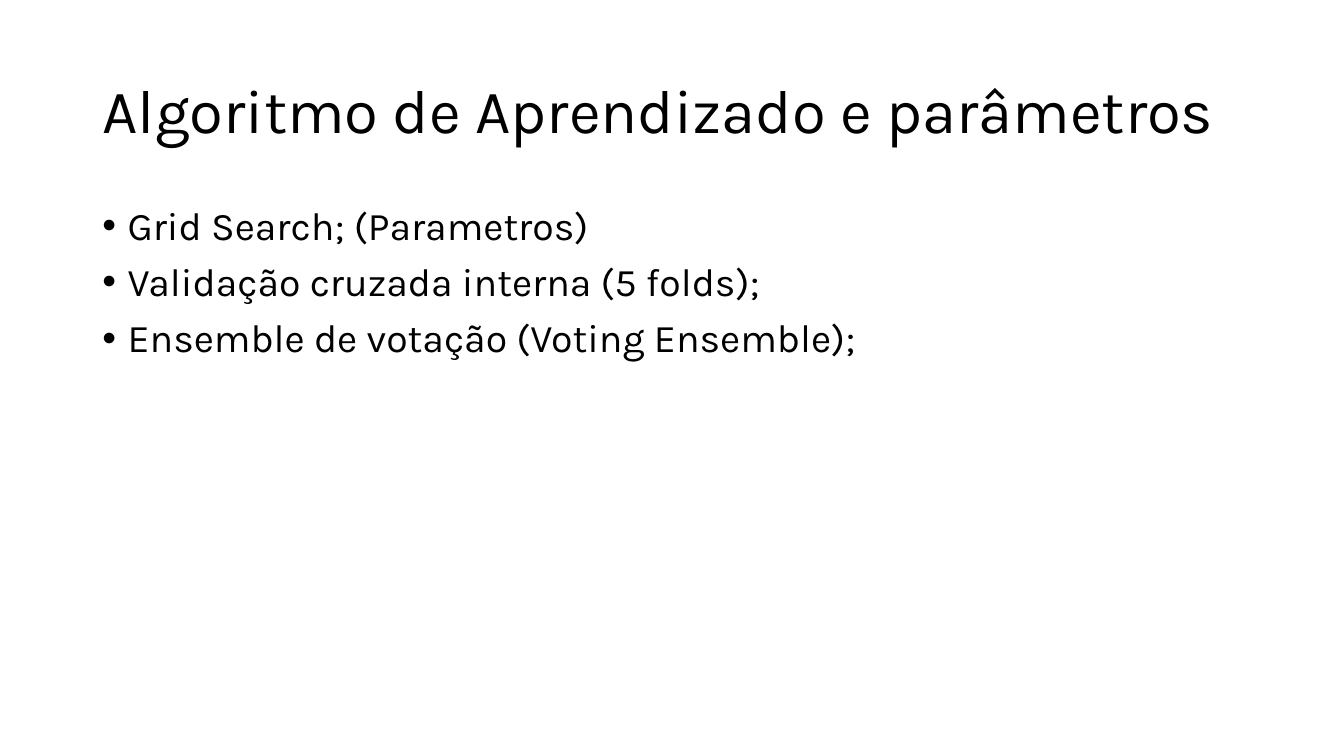
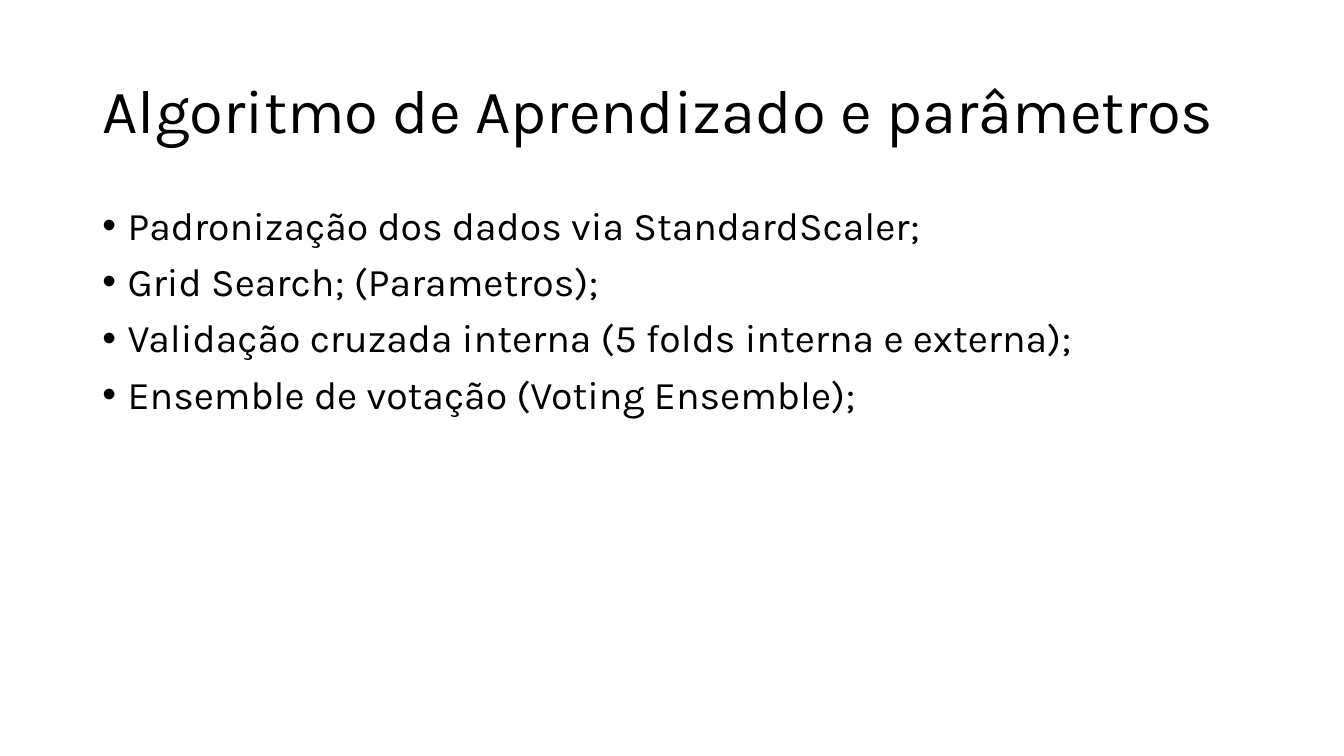
Before and after one commit to Abel-Chinaglia/Footbal_prediction-Introducao_AM, a slide deck: slide 3 of Apresentacao_IAM-Abel_Rafael_2025.pptx. Drawn at 1344x756 pixels with LibreOffice and Linux fonts; fonts in the diff are those of the drawing. Boxes give left, top, right and bottom in pixels: in the first picture for what was removed or moved away, otherwise in the second. Text is boxed around its words. In the diff, an @@ line names an element or a change of style, - is before the commit and + after.

Commit message:
update apresentacao

```diff
--- a/Apresentacao_IAM-Abel_Rafael_2025.pptx
+++ b/Apresentacao_IAM-Abel_Rafael_2025.pptx
@@ text at (128,213,1071,360): text changed @@
-• Grid Search; (Parametros)
-• Validação cruzada interna (5 folds);
+• Padronização dos dados via StandardScaler;
+• Grid Search; (Parametros);
+• Validação cruzada interna (5 folds interna e externa);
```
